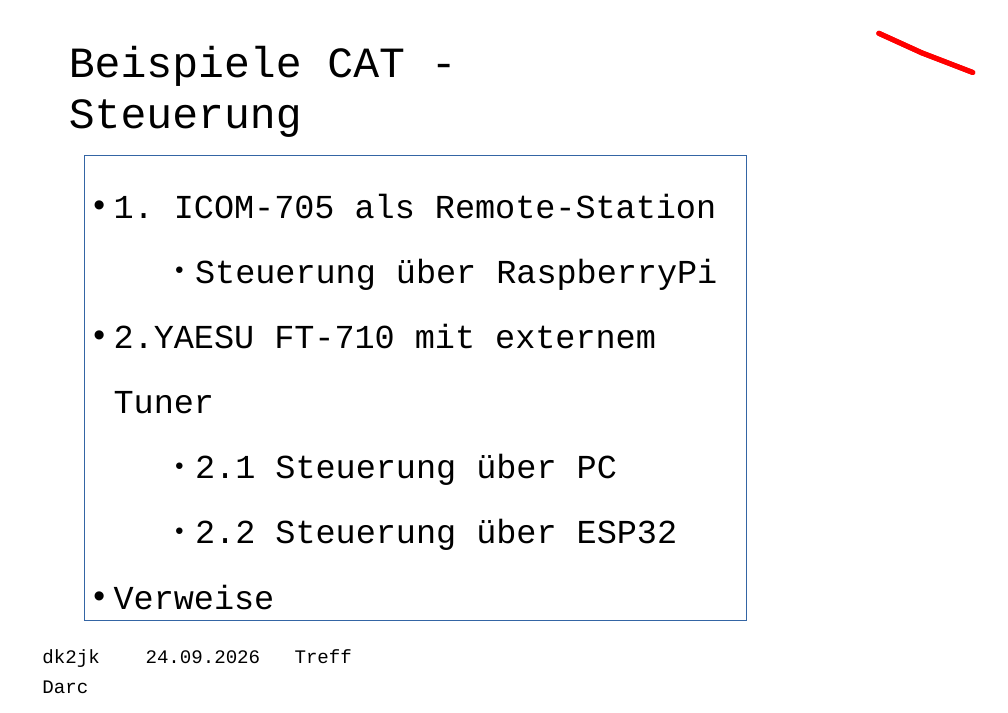
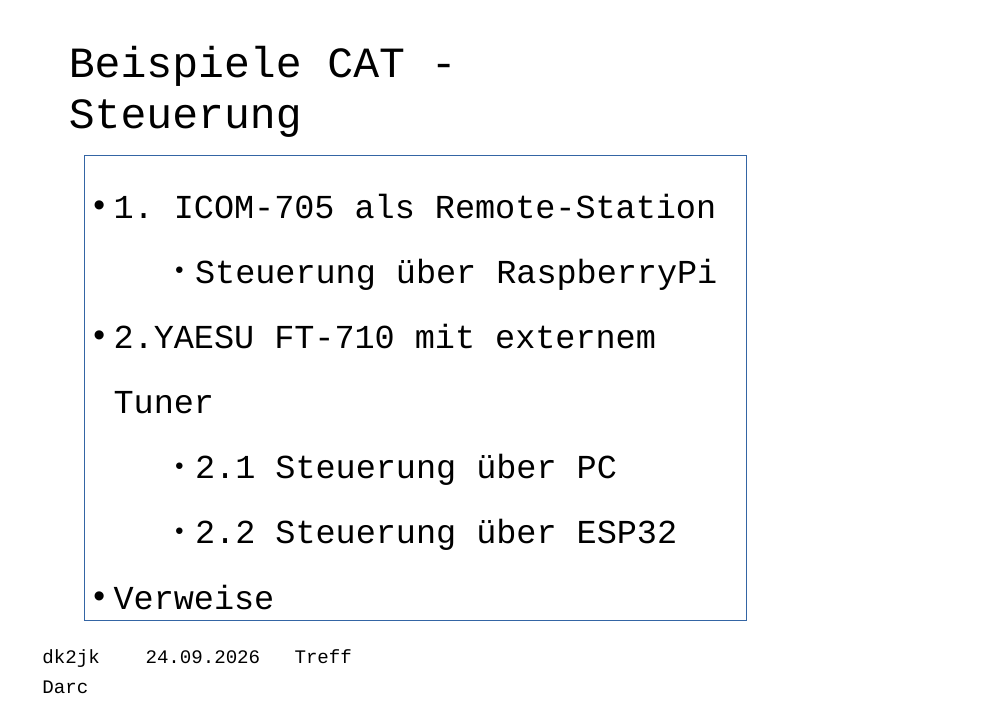
Before and after one commit to dk2jk/CAT--Control, a slide deck: slide 1 of Beispiele-CAT-Steuerung.odp. Drawn at 1008x713 pixels with LibreOffice and Linux fonts; fonts in the diff are those of the drawing; background and template pictures are left out. Boxes give left, top, right and bottom in pixels: in the first picture for what was removed or moved away, otherwise in the second. Text is boxed around its words. In the diff, an @@ line names an element or a change of style, - is before the commit and + after.

```diff
--- a/Beispiele-CAT-Steuerung.odp
+++ b/Beispiele-CAT-Steuerung.odp
@@ line removed from (879, 34) to (922, 53) @@
@@ freeform shape removed at box(879, 34, 973, 72) @@
@@ line removed from (922, 53) to (973, 72) @@
```
Also in this commit, not shown: 2 other files.
